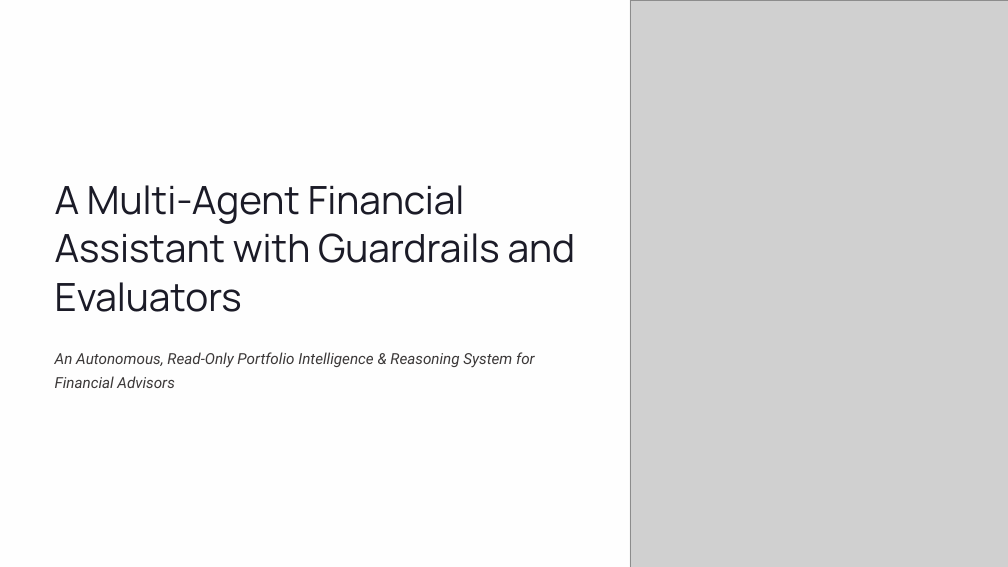
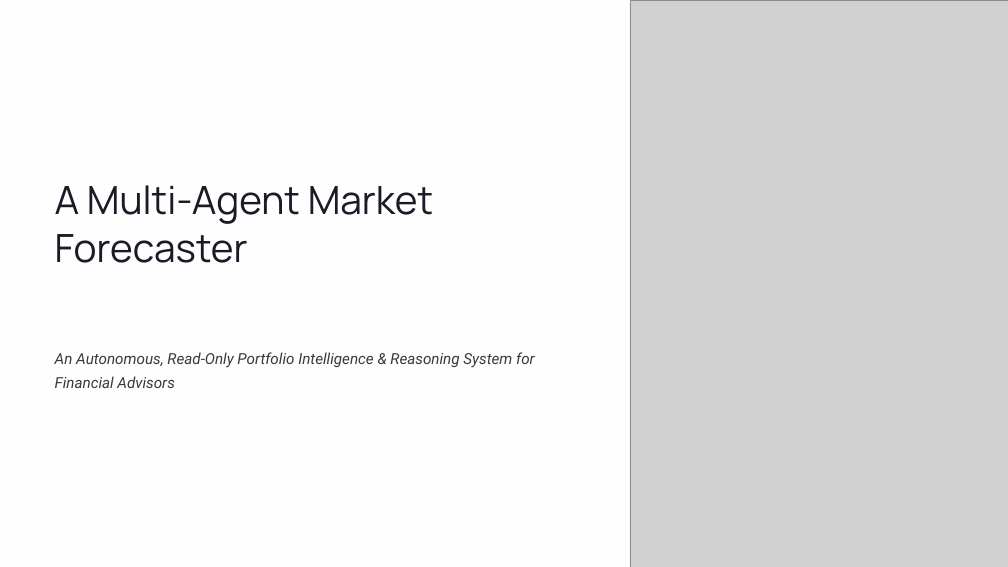
Before and after one commit to Irving0904/MarketForecastor, a slide deck: slide 1 of docs/market_forecaster_architecture.pptx. Drawn at 1008x567 pixels with LibreOffice and Linux fonts; fonts in the diff are those of the drawing; grey boxes stand for pictures. Boxes give left, top, right and bottom in pixels: in the first picture for what was removed or moved away, otherwise in the second. Text is boxed around its words. In the diff, an @@ line names an element or a change of style, - is before the commit and + after.

```diff
--- a/docs/market_forecaster_architecture.pptx
+++ b/docs/market_forecaster_architecture.pptx
@@ text at <box>55,185,433,263</box>: text changed @@
-A Multi-Agent Financial Assistant with Guardrails and Evaluators
+A Multi-Agent Market Forecaster
```
Also in this commit, not shown: 1 other slide changed, 8 slides added, 4 slides removed.
